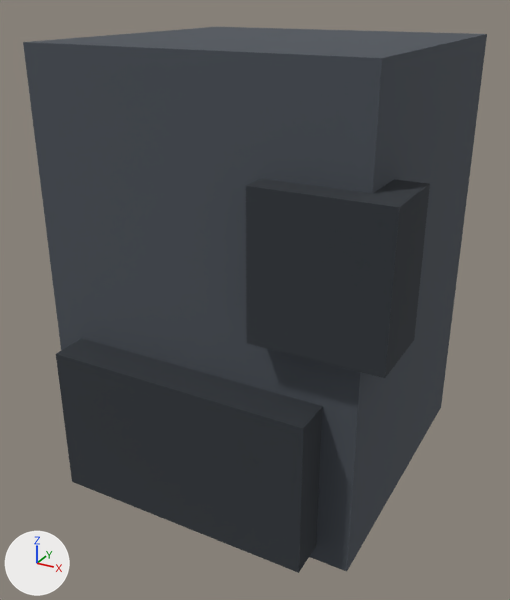
The FBX model assets/3d/export/pc_recon_upper_leg.fbx: old version first, new version second.
Before and after are seen from a 50 mm camera at (0.996, -1.928, 0.807) aimed at (0.005, -0.125, -0.094). Arrows for +X, +Y and +Z are at lower left; the lights stay in place. The older version comes first.

The first picture shows 'pc_recon_upper_leg'.
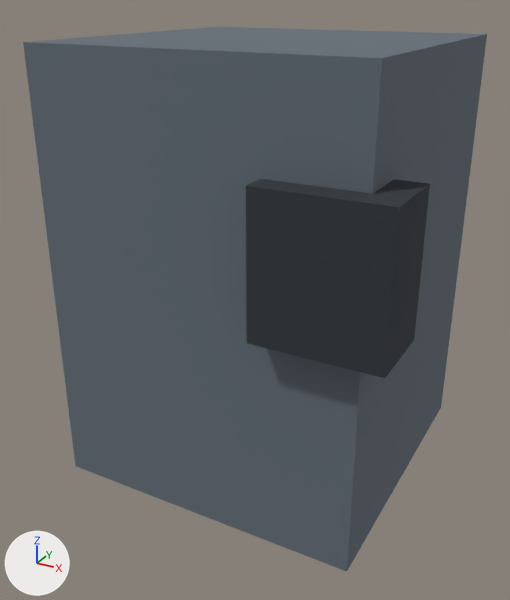
Boxes [x1, y1, x2, y2] around the edits, measured in the pictures (510 x 600 px):
'pc_recon_upper_leg', reshaped
    before: [23, 27, 487, 573]
    after: [23, 27, 487, 571]
part 1 of me_pc_recon_upper_leg, deleted
    before: [56, 338, 323, 573]
part 2 of me_pc_recon_upper_leg, surface changed
    both: [23, 27, 487, 571]

The change, as a diff of the scene's bpy script:
```diff
--- a/assets/3d/export/pc_recon_upper_leg.fbx.py
+++ b/assets/3d/export/pc_recon_upper_leg.fbx.py
@@ me_pc_recon_upper_leg @@
 # used by ob_pc_recon_upper_leg; location = (0.0, 0.0, 0.0)
-me_pc_recon_upper_leg.from_pydata(...)  # 24 vertices, 18 faces; spans x -0.495..0.58, y -0.6..0.485, z -0.68..0.68
+me_pc_recon_upper_leg.from_pydata(...)  # 16 vertices, 12 faces; spans x -0.495..0.58, y -0.56..0.485, z -0.68..0.68
+# me_pc_recon_upper_leg part 1: the loose piece of 8 vertices spanning x -0.4..0.4, y -0.6..-0.4, z -0.63..-0.17 is deleted
+# me_pc_recon_upper_leg part 2: 6 kept faces spanning x -0.495..0.495, y -0.485..0.485, z -0.68..0.68 get new texture (UV) coordinates
 me_pc_recon_upper_leg.materials.append(mat_palette)
```
